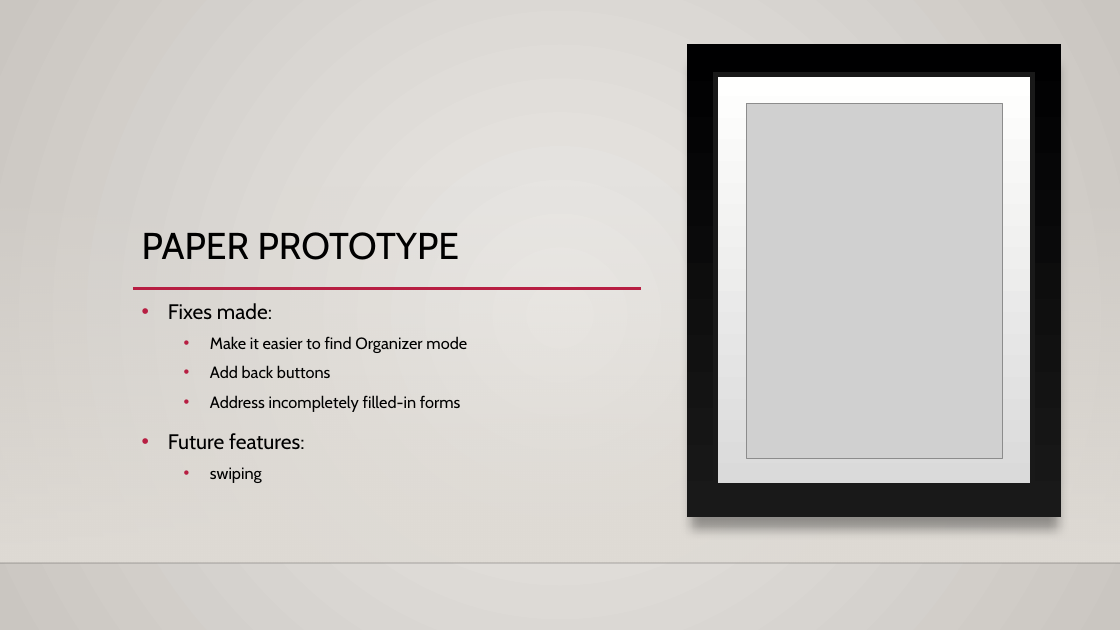
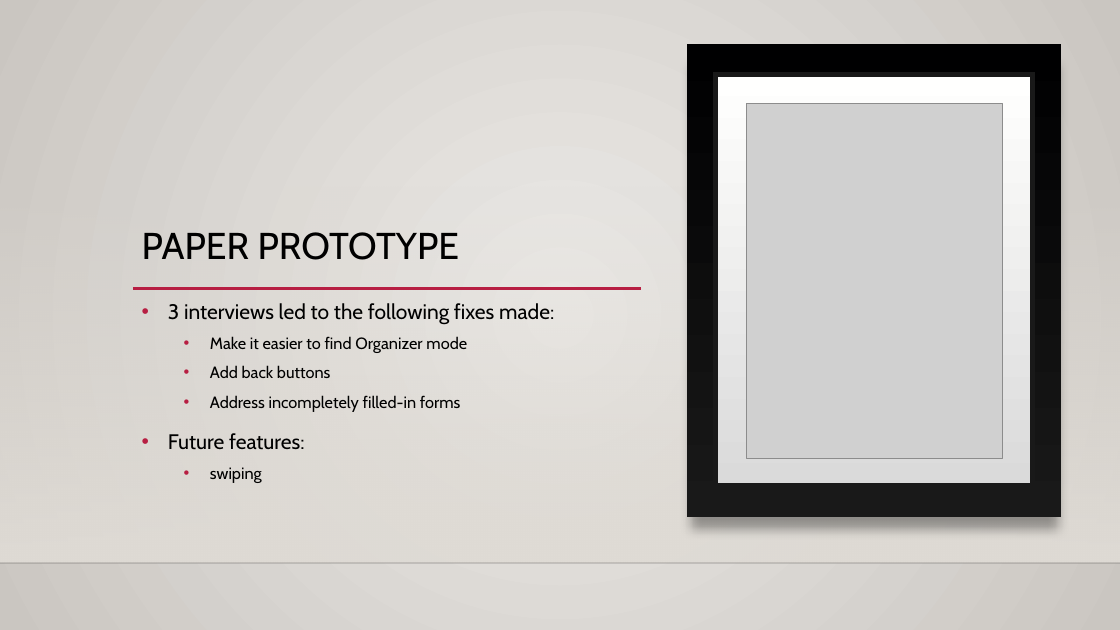
Before and after one commit to SHvsMK/VolunteerMatch, a slide deck: slide 5 of final_presentation.pptx. Drawn at 1120x630 pixels with LibreOffice and Linux fonts; fonts in the diff are those of the drawing; grey boxes stand for pictures; background and template pictures are left out. Boxes give left, top, right and bottom in pixels: in the first picture for what was removed or moved away, otherwise in the second. Text is boxed around its words. In the diff, an @@ line names an element or a change of style, - is before the commit and + after.

```diff
--- a/final_presentation.pptx
+++ b/final_presentation.pptx
@@ text at (168,303,554,325): text changed @@
-• Fixes made:
+• 3 interviews led to the following fixes made:
```
Also in this commit, not shown: 4 other files.
